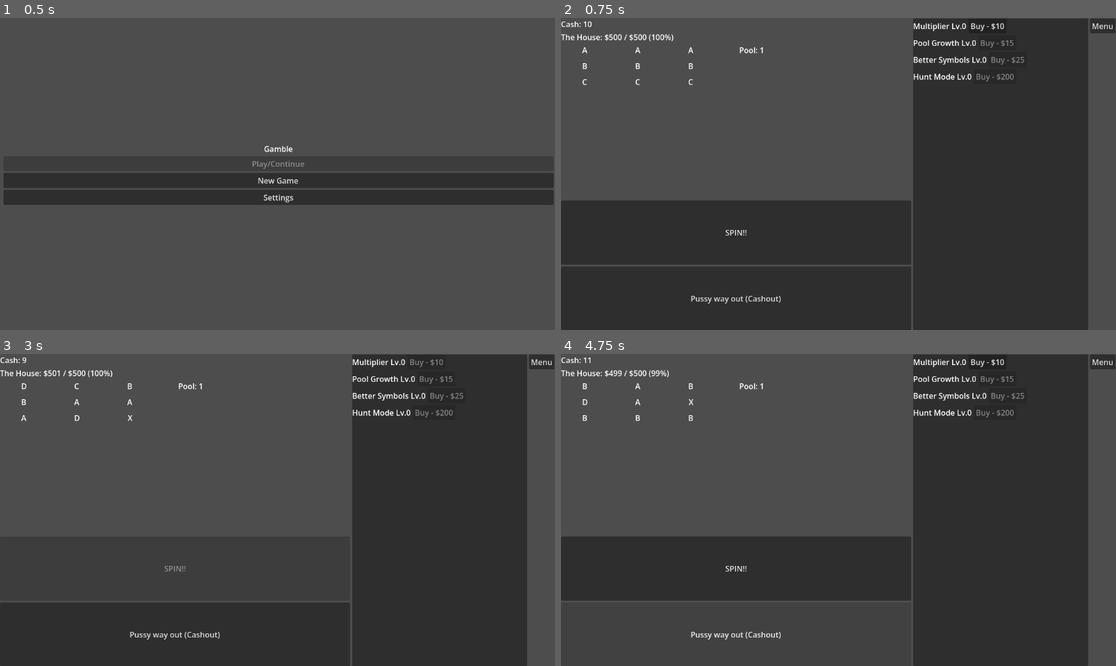
Above: before the commit, frames 1-4 (two rows, left to right).
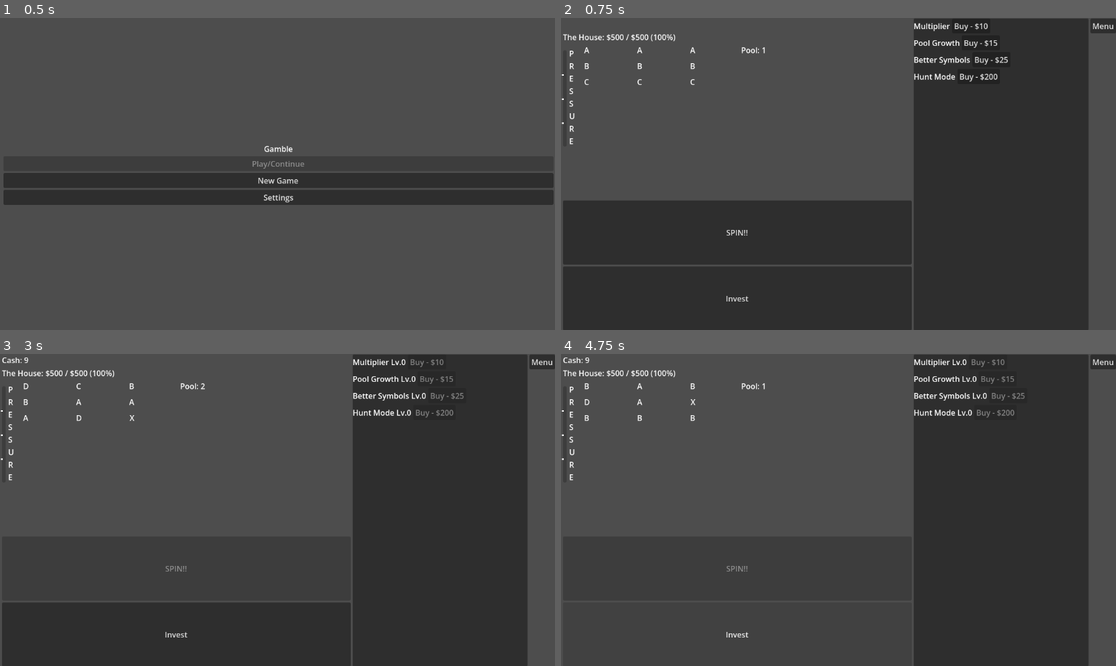
Above: after the commit, the same moments.

Repository: CarterLaFrenz/idle-casino-game
Game: Godot game, scene res://menu.tscn
Same seed, same stepped clock (60 frames per second), same inputs: the game is played once before the commit and once after it.
Inputs (mouse positions are in pixels of both pictures, inside the frame that each line leads up to):
- Up to frame 1 (0.5 s): no input
- Up to frame 2 (0.75 s): click "New Game" at 0.5 s
- Up to frame 3 (3 s): click (177, 634) at 1.25 s, where only the run before the commit has a clickable "Pussy way out (Cashout)"; click (177, 634) at 2 s, where only the run after the commit has a clickable "Invest"; click "SPIN!!" at 2.75 s
- Up to frame 4 (4.75 s): click (738, 634) at 3.5 s, where only the run before the commit has a clickable "Pussy way out (Cashout)"; click (738, 634) at 4.25 s, where only the run after the commit has a clickable "Invest"

Frame 1 is identical in both runs. In frame 2, 1.9% of the frame differs, in the area x 0-100%, y 1-100%; in frame 3, 1.6%; in frame 4, 1.7%.
Error after the commit: Invalid access to property or key 'pressed' on a base object of type 'null instance'. (res://game.gd:27)

Commit message:
Add Vault Pressure system with UI bar

Diff:
--- a/game.tscn
+++ b/game.tscn
@@ -2,6 +2,7 @@
 
 [ext_resource type="PackedScene" uid="uid://bcws5yci233q8" path="res://slot_machine.tscn" id="1_80nbo"]
 [ext_resource type="Script" uid="uid://cwuo7bf0i03fl" path="res://game.gd" id="1_e2o6t"]
+[ext_resource type="PackedScene" uid="uid://d3r5od7r6hy14" path="res://pressure_bar.tscn" id="2_fc0e3"]
 [ext_resource type="PackedScene" uid="uid://sy4v1g3ervsp" path="res://UpgradeShop.tscn" id="3_feb5d"]
 
 [node name="Main" type="Node2D" unique_id=578115889]
@@ -16,6 +17,9 @@
 offset_bottom = 649.0
 grow_horizontal = 2
 grow_vertical = 2
+
+[node name="PressureBar" parent="GameSpace" unique_id=2140227799 instance=ExtResource("2_fc0e3")]
+layout_mode = 2
 
 [node name="GameArea" type="VBoxContainer" parent="GameSpace" unique_id=581593155]
 layout_mode = 2
@@ -39,16 +43,21 @@
 size_flags_vertical = 3
 text = "SPIN!!"
 
-[node name="CashoutButton" type="Button" parent="GameSpace/GameArea" unique_id=1133038163]
+[node name="InvestButton" type="Button" parent="GameSpace/GameArea" unique_id=1133038163]
 custom_minimum_size = Vector2(40, 40)
 layout_mode = 2
 size_flags_vertical = 3
-text = "Pussy way out (Cashout)"
+text = "Invest"
 
-[node name="HuntModeButton" type="Button" parent="GameSpace/GameArea" unique_id=405010113]
+[node name="HighRollModeButton" type="Button" parent="GameSpace/GameArea" unique_id=405010113]
 visible = false
 layout_mode = 2
-text = "HUNT MODE"
+text = "HIGH ROLL MODE"
+
+[node name="AutoSpinButton" type="Button" parent="GameSpace/GameArea" unique_id=1463801186]
+visible = false
+layout_mode = 2
+text = "Auto"
 
 [node name="UpgradeShop" parent="GameSpace" unique_id=524373658 instance=ExtResource("3_feb5d")]
 layout_mode = 2
@@ -62,5 +71,5 @@
 [node name="PrestigeDialog" type="ConfirmationDialog" parent="." unique_id=361019481]
 
 [connection signal="pressed" from="GameSpace/GameArea/SpinButton" to="." method="_on_spin_button_pressed"]
-[connection signal="pressed" from="GameSpace/GameArea/CashoutButton" to="." method="_on_cashout_button_pressed"]
+[connection signal="pressed" from="GameSpace/GameArea/InvestButton" to="." method="_on_invest_button_pressed"]
 [connection signal="pressed" from="GameSpace/MenuButton" to="." method="_on_menu_button_pressed"]
--- a/house_manager.gd
+++ b/house_manager.gd
@@ -8,10 +8,16 @@
 var consecutive_cashouts: int = 0
 var surveillance_penalty_spins: int = 0
 
+var vault_pressure: float = 0.0
+var pressure_floor: float = 0.0
+var pressure_threshold: float = 100.0
+
+var crack_pending: bool = false
 
 signal vault_changed(new_amount)
 signal vault_drained
-
+signal vault_cracked
+signal pressure_changed(new_amount)
 
 var house_data = {
 	1: {"name": "Louie's Back Alley Slots", "vault": 500},
@@ -25,6 +31,26 @@
 
 	vault = house_data[house_level].vault
 	house_name = house_data[house_level].name
+
+	pressure_threshold = get_max_vault() / 5.0
+
+
+func add_pressure(amount):
+	vault_pressure = clamp(vault_pressure + amount, pressure_floor, pressure_threshold)
+
+	pressure_changed.emit(vault_pressure)
+	try_crack(amount)
+
+func try_crack(amount):
+	if crack_pending:
+		return
+
+	var trigger_ratio = clamp(amount / pressure_threshold, 0.0, 1.0)
+	var required = clamp(0.75 - trigger_ratio * 0.30, 0.45, 0.75)
+	if vault_pressure >= pressure_threshold * required:
+		vault_cracked.emit()
+		vault_pressure = pressure_floor
+		crack_pending = true
 
 func drain(amount):
 	vault = max(0, vault - amount)
@@ -40,6 +66,9 @@
 
 func prestige():
 	house_level += 1
+	crack_pending = false
+
+
 	# Cap at highest defined level, or scale beyond it
 	if house_level > house_data.size():
 		var scaled_vault = 1000000 * (house_level - 4)
@@ -48,10 +77,15 @@
 	else:
 		vault = house_data[house_level].vault
 		house_name = house_data[house_level].name
+
+	pressure_floor += 10.0
+	vault_pressure = pressure_floor
+	pressure_threshold = get_max_vault() / 5.0
+
 	vault_changed.emit(vault)
 
 func get_fight_back() -> Dictionary:
-	var max_vault = house_data[house_level].vault
+	var max_vault = get_max_vault()
 	var pct = float(vault) / max_vault
 
 	if pct > 0.75:
@@ -76,14 +110,26 @@
 	if surveillance_penalty_spins > 0:
 		surveillance_penalty_spins -= 1
 
+func get_max_vault() -> int:
+	if house_level <= house_data.size():
+		return house_data[house_level].vault
+	else:
+		return 1000000 * (house_level - 4)
+
 
 func save_to_config(config):
 	config.set_value("house", "vault", vault)
 	config.set_value("house", "level", house_level)
+	config.set_value("house", "pressure", vault_pressure)
+	config.set_value("house", "pressure_floor", pressure_floor)
 
 func load_from_config(config):
 	house_level = config.get_value("house", "level", 1)
 	vault = config.get_value("house", "vault", house_data[house_level].vault)
+	vault_pressure = config.get_value("house", "pressure", 0.0)
+	pressure_floor = config.get_value("house", "pressure_floor", 0.0)
+
+	pressure_threshold = get_max_vault() / 5.0
 
 
 func reset():
@@ -91,3 +137,8 @@
 	vault = house_data[1].vault
 	house_name = house_data[1].name
 	vault_changed.emit(vault)
+
+	vault_pressure = 0.0
+	pressure_floor = 0.0
+	crack_pending = false
+	pressure_threshold = get_max_vault() / 5.0
--- /dev/null
+++ b/pressure_bar.tscn
@@ -0,0 +1,57 @@
+[gd_scene format=3 uid="uid://d3r5od7r6hy14"]
+
+[node name="PressureBar" type="Control" unique_id=2140227799]
+layout_mode = 3
+anchors_preset = 0
+offset_right = 40.0
+offset_bottom = 40.0
+
+[node name="Label" type="Label" parent="." unique_id=757578346]
+layout_mode = 0
+offset_left = 17.0
+offset_top = 61.0
+offset_right = 57.0
+offset_bottom = 266.0
+text = "P
+R
+E
+S
+S
+U
+R
+E"
+
+[node name="Control" type="Control" parent="." unique_id=1297987228]
+anchors_preset = 0
+offset_top = 66.0
+offset_right = 40.0
+offset_bottom = 106.0
+
+[node name="ProgressBar" type="ProgressBar" parent="Control" unique_id=543059461]
+layout_mode = 0
+offset_left = 4.0
+offset_right = 12.0
+offset_bottom = 200.0
+fill_mode = 3
+show_percentage = false
+
+[node name="25Mark" type="ColorRect" parent="Control" unique_id=1272752022]
+layout_mode = 0
+offset_left = 2.0
+offset_top = 150.0
+offset_right = 6.0
+offset_bottom = 153.0
+
+[node name="50Mark" type="ColorRect" parent="Control" unique_id=1048502677]
+layout_mode = 0
+offset_left = 2.0
+offset_top = 100.0
+offset_right = 6.0
+offset_bottom = 103.0
+
+[node name="75Mark" type="ColorRect" parent="Control" unique_id=903594709]
+layout_mode = 0
+offset_left = 2.0
+offset_top = 50.0
+offset_right = 6.0
+offset_bottom = 53.0
